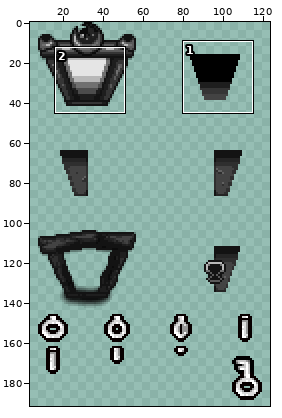
File history of a sprite sheet, resources/gfx/grid/andromeda_abandonedplanetariumdoor.png. Above, an overview of the earlier version with the close-up marked.
Close-up. The starting point:
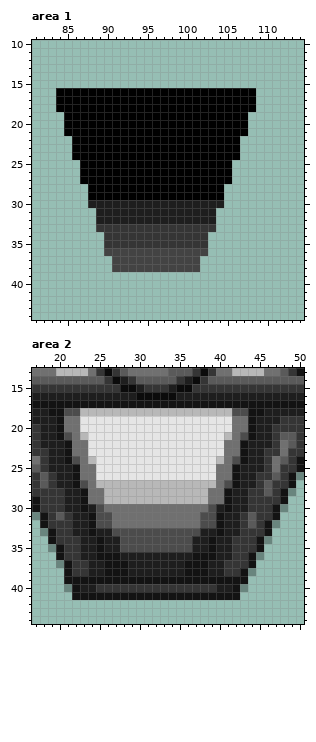
The file is 128x192 pixels. Pixels under 10% opacity are left out. Colours within 5 levels of each other are drawn and written as one. Shown: area 1: x 81..114, y 10..44; area 2: x 17..50, y 13..44. The wide view leaves out empty margins.
After:
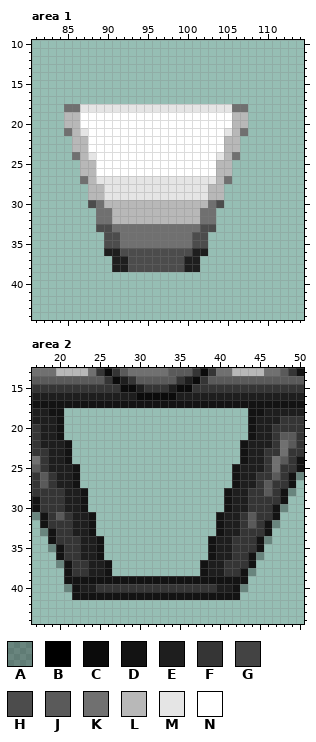
Palette (. is transparent): A #0000004d  B #000000  C #0b0b0b  D #131313  E #1e1e1e  F #353535  G #434343  H #4c4c4c  J #5a5a5a  K #707070  L #b8b8b8  M #e5e5e5  N #ffffff
The edit:
--- area 1
@@ x 81..114 @@
 15 ..................................
-16 ...BBBBBBBBBBBBBBBBBBBBBBBBB......
-17 ...BBBBBBBBBBBBBBBBBBBBBBBBB......
-18 ...BBBBBBBBBBBBBBBBBBBBBBBBB......
-19 ....BBBBBBBBBBBBBBBBBBBBBBB.......
-20 ....BBBBBBBBBBBBBBBBBBBBBBB.......
-21 ....BBBBBBBBBBBBBBBBBBBBBBB.......
-22 .....BBBBBBBBBBBBBBBBBBBBB........
-23 .....BBBBBBBBBBBBBBBBBBBBB........
-24 .....BBBBBBBBBBBBBBBBBBBBB........
-25 ......BBBBBBBBBBBBBBBBBBB.........
-26 ......BBBBBBBBBBBBBBBBBBB.........
-27 ......BBBBBBBBBBBBBBBBBBB.........
-28 .......BBBBBBBBBBBBBBBBB..........
-29 .......BBBBBBBBBBBBBBBBB..........
-30 .......EEEEEEEEEEEEEEEEE..........
-31 ........EEEEEEEEEEEEEEE...........
-32 ........EEEEEEEEEEEEEEE...........
-33 ........FFFFFFFFFFFFFFF...........
-34 .........FFFFFFFFFFFFF............
-35 .........FFFFFFFFFFFFF............
-36 .........GGGGGGGGGGGGG............
-37 ..........GGGGGGGGGGG.............
-38 ..........GGGGGGGGGGG.............
+16 ..................................
+17 ..................................
+18 ....KKMMMMMMMMMMMMMMMMMMMKK.......
+19 ....LLNNNNNNNNNNNNNNNNNNNLL.......
+20 ....LLNNNNNNNNNNNNNNNNNNNLL.......
+21 ....KLMNNNNNNNNNNNNNNNNNMLK.......
+22 .....LLNNNNNNNNNNNNNNNNNLL........
+23 .....LLNNNNNNNNNNNNNNNNNLL........
+24 .....KLMNNNNNNNNNNNNNNNMLK........
+25 ......LLNNNNNNNNNNNNNNNLL.........
+26 ......LLNNNNNNNNNNNNNNNLL.........
+27 ......KLMMMMMMMMMMMMMMMLK.........
+28 .......LLMMMMMMMMMMMMMLL..........
+29 .......LLMMMMMMMMMMMMMLL..........
+30 .......HKLLLLLLLLLLLLLKH..........
+31 ........KKLLLLLLLLLLLKK...........
+32 ........KKLLLLLLLLLLLKK...........
+33 ........HHKKKKKKKKKKKHH...........
+34 .........HHKKKKKKKKKHH............
+35 .........HHKKKKKKKKKHH............
+36 .........EEHHHHHHHHHEE............
+37 ..........EEHHHHHHHEE.............
+38 ..........EEHHHHHHHEE.............
 39 ..................................
--- area 2
@@ x 17..50 @@
 17 DDDDDDDDDDDDDDDDDDDDDDDDDDDDDDDDDD
-18 EEDDHHLLLLLLLLLLLLLLLLLLLHHDDEEEEE
-19 EEEDKKMMMMMMMMMMMMMMMMMMMKKDEEEFFF
-20 FEEDKKMMMMMMMMMMMMMMMMMMMKKDEEFFFF
-21 FEEDHKLMMMMMMMMMMMMMMMMMLKHDEEFJJF
-22 FEEEDKKMMMMMMMMMMMMMMMMMKKDEEEFKJF
-23 FFEEDKKMMMMMMMMMMMMMMMMMKKDEEFFKFF
-24 KFEEDHKLMMMMMMMMMMMMMMMLKHDEEFKJFD
-25 JFEEEDKKMMMMMMMMMMMMMMMKKDEEEFKFFD
-26 FJFEEDKKMMMMMMMMMMMMMMMKKDEEFFJFDA
-27 FJFEEDHKLLLLLLLLLLLLLLLKHDEEFJFFD.
-28 FFFFEEDKKLLLLLLLLLLLLLKKDEEFFJFDA.
-29 DFFFEEDKKLLLLLLLLLLLLLKKDEEFFFFD..
-30 DFFFEEDEHKKKKKKKKKKKKKHEDEEFFFDA..
-31 ADFJFEEDHHKKKKKKKKKKKHHDEEFJFFD...
-32 .DFFFEEDHHKKKKKKKKKKKHHDEEFJFDA...
-33 .ADFFEEDEEHHHHHHHHHHHEEDEEFFFD....
-34 ..DFFFEEDEEHHHHHHHHHEEDEEFFFDA....
-35 ..ADFFEEDEEHHHHHHHHHEEDEEFFFD.....
-36 ...DFFEEDDDEEEEEEEEEDDDEEFFDA.....
-37 ...ADFFEEDDDEEEEEEEDDDEEFFFD......
-38 ....DFFEEDDDEEEEEEEDDDEEFFDA......
+18 EEDD.......................DDEEEEE
+19 EEED.......................DEEEFFF
+20 FEED.......................DEEFFFF
+21 FEED.......................DEEFJJF
+22 FEEED.....................DEEEFKJF
+23 FFEED.....................DEEFFKFF
+24 KFEED.....................DEEFKJFD
+25 JFEEED...................DEEEFKFFD
+26 FJFEED...................DEEFFJFDA
+27 FJFEED...................DEEFJFFD.
+28 FFFFEED.................DEEFFJFDA.
+29 DFFFEED.................DEEFFFFD..
+30 DFFFEED.................DEEFFFDA..
+31 ADFJFEED...............DEEFJFFD...
+32 .DFFFEED...............DEEFJFDA...
+33 .ADFFEED...............DEEFFFD....
+34 ..DFFFEED.............DEEFFFDA....
+35 ..ADFFEED.............DEEFFFD.....
+36 ...DFFEED.............DEEFFDA.....
+37 ...ADFFEED...........DEEFFFD......
+38 ....DFFEED...........DEEFFDA......
 39 ....DDDDDDDDDDDDDDDDDDDDDDD.......
Boxes around the changes in both close-ups, in picture pixels (x1, y1, x2, y2):
changed: (56, 88, 256, 272)
erased: (64, 408, 248, 576)
